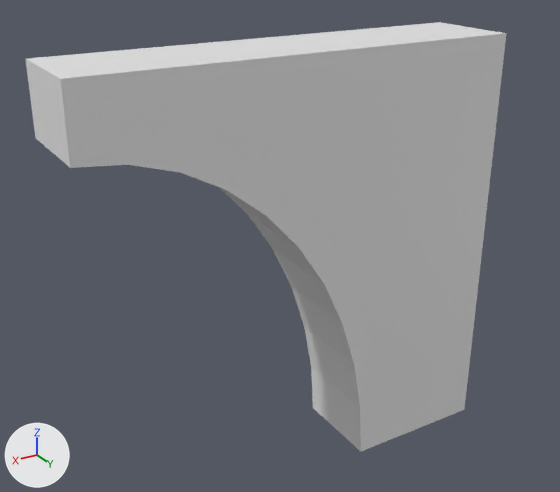
Two versions of the OBJ model assets/blocks_merged/cren_corner.obj, one commit apart.
The view is the same before and after, from a 50 mm lens placed at (0.844, 1.373, 0.747), pointed at (0.02, -0.002, 0.059). The lights are fixed; the arrows at lower left show +X, +Y and +Z. The first picture is the older version. Where no turn or scale is listed for an object, it has been applied to the vertices. Vertices at exactly the same position are counted once.

The first picture shows 'cren_corner'.
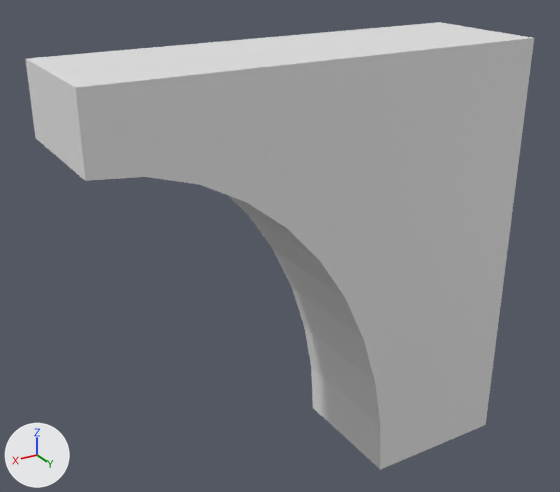
The newer file is also turned or shifted as a whole; pictures and numbers use the older file's frame.

Boxes [x1, y1, x2, y2] around the edits, measured in the pictures (560 x 492 px; the box of a moved part takes in the faces that stretch with it):
'cren_corner', reshaped: before [26, 22, 506, 452]; after [26, 22, 534, 470]
part 1 of me_cren_corner, moved or reshaped: before [26, 33, 381, 324]; after [26, 33, 407, 339]
part 2 of me_cren_corner, moved or reshaped: before [360, 408, 363, 436]; after [314, 408, 383, 469]
part 3 of me_cren_corner, moved or reshaped: before [323, 22, 506, 451]; after [323, 22, 534, 470]
part 4 of me_cren_corner, moved or reshaped (not visible before): after [304, 327, 380, 425]
part 5 of me_cren_corner, moved or reshaped: before [343, 316, 367, 405]; after [292, 288, 386, 425]

What the commit changed:
me_cren_corner is used by ob_cren_corner; location (0.0, 0.0, 0.0).
me_cren_corner had 51 vertices, 102 faces and spanned x -0.5..0.5, y -0.11..0.11, z -0.5..0.5.
me_cren_corner now has 51 vertices, 102 faces and spans x -0.5..0.5, y -0.11..0.19, z -0.5..0.5.
me_cren_corner part 1: all 18 vertices in x -0.15..0.5, y 0.11, z -0.114..0.5 are moved by (0.0, 0.08, 0.0).
me_cren_corner part 2: all 3 vertices in x -0.15..-0.142, y 0.11, z -0.5..-0.367 are moved by (0.0, 0.08, 0.0).
me_cren_corner part 3: the 1 vertex in x -0.5, y 0.11, z 0.5 is moved by (0.0, 0.08, 0.0).
me_cren_corner part 4: the 1 vertex in x -0.15, y -0.11, z -0.367 is moved by (0.008, 0.0, 0.0).
me_cren_corner part 5: the 1 vertex in x -0.15, y 0.11, z -0.237 is moved by (0.032, 0.08, 0.0).
Other edits to the shape of me_cren_corner do not show in these pictures.
